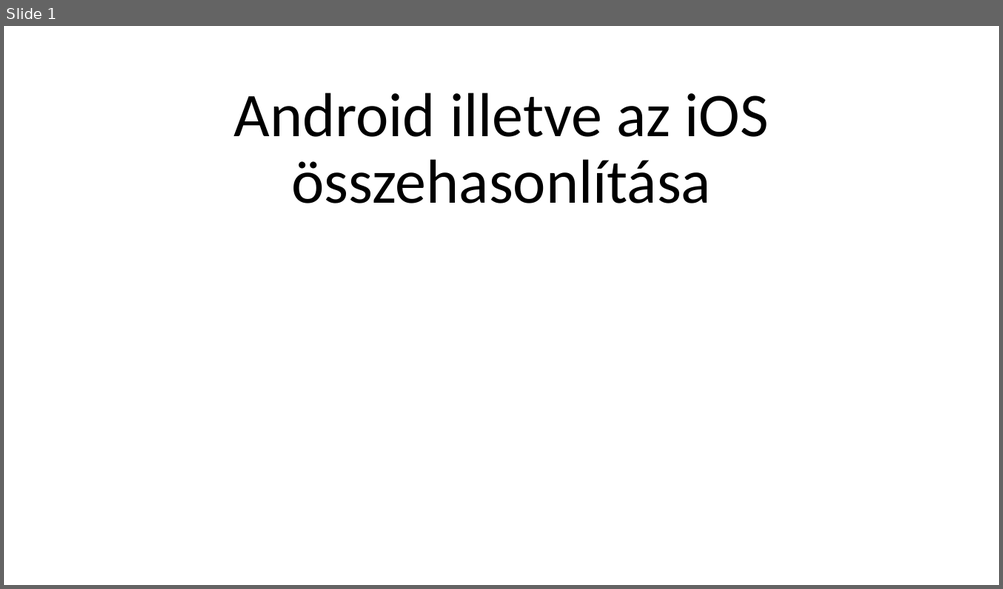
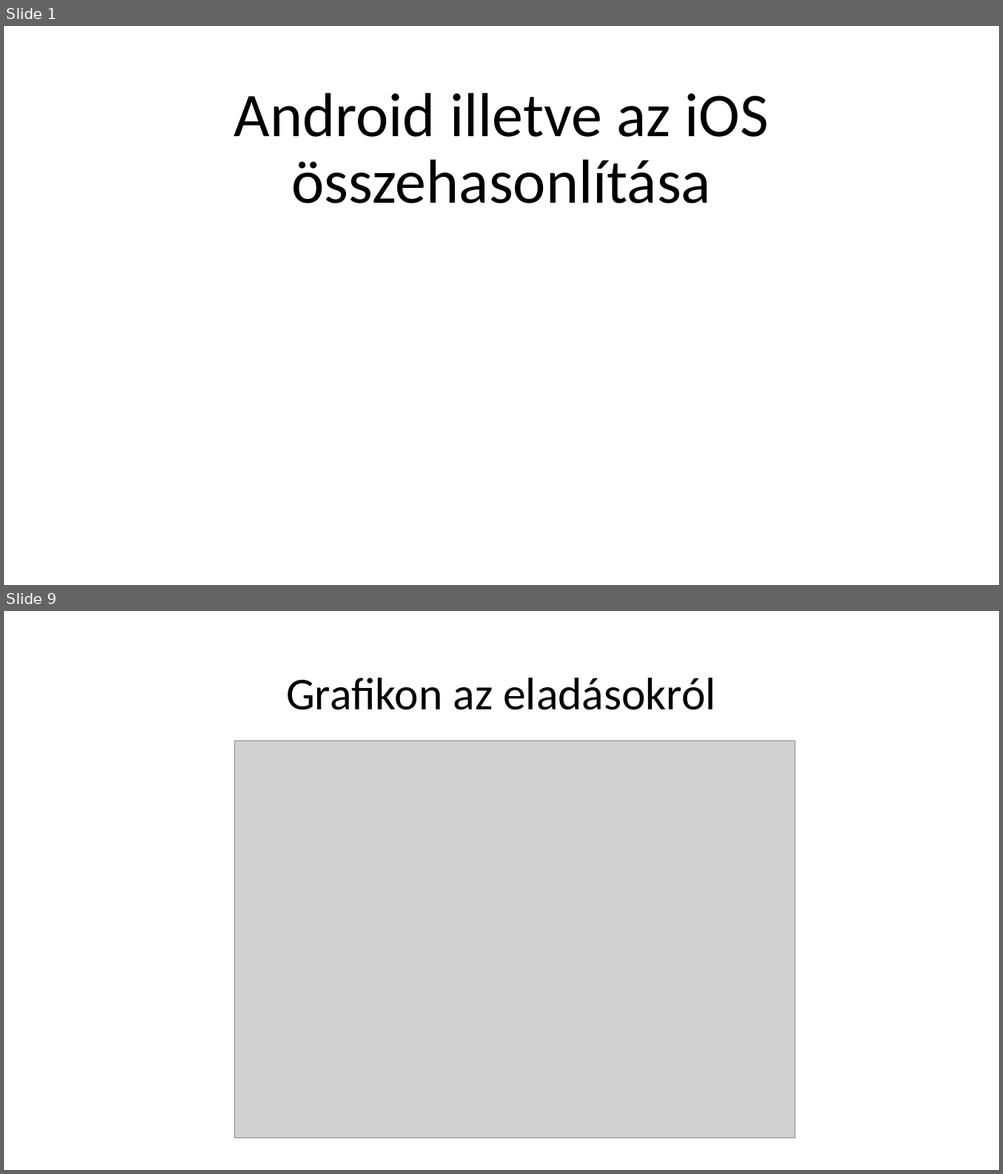
Before and after one commit to RafaelAlex123/ikt-szakmai-ppt, a slide deck: ikt powerpoint.pptx. Shown one above the other, each under a label of ours: slide 1 before the commit, slides 1 and 9 after it; the slides between them are not shown. The pictures are 1003x589 and 1003x1174 pixels, drawn with LibreOffice and Linux fonts; fonts in the diff are those of the drawing; grey boxes stand for pictures. Boxes give left, top, right and bottom in pixels: in the first picture for what was removed or moved away, otherwise in the second. Text is boxed around its words. In the diff, an @@ line names an element or a change of style, - is before the commit and + after.

```diff
--- a/ikt powerpoint.pptx
+++ b/ikt powerpoint.pptx
@@ slide 9 added at (4, 611, 999, 1170), background #FFFFFF @@
@@ title added at (286, 678, 716, 710), 44 pt, text #000000 @@
+Grafikon az eladásokról
@@ picture added at (235, 741, 794, 1139) @@
```
Also in this commit, not shown: 4 slides changed, 3 other slides added, 2 slides removed.
